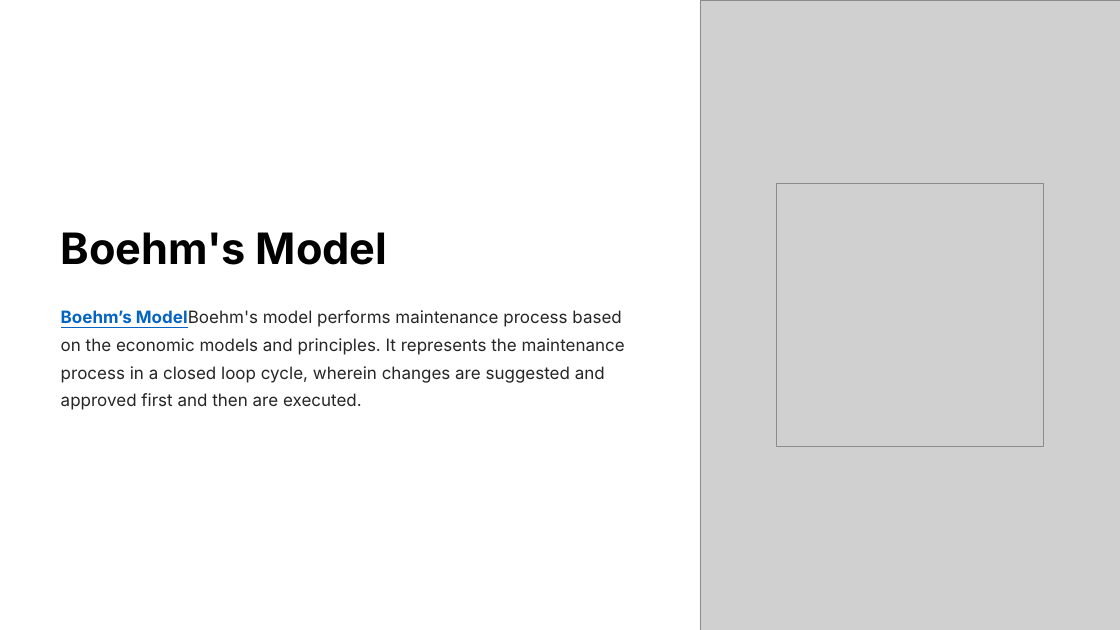
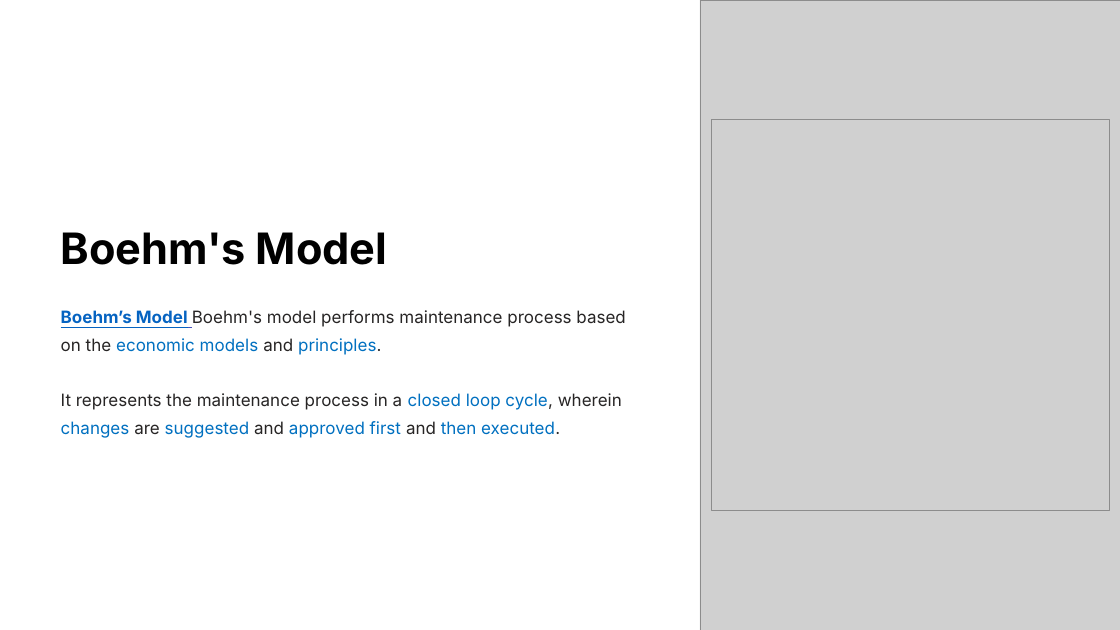
Before and after one commit to GoonerMAK/SWE_4801_Software_Maintenance, a slide deck: slide 27 of Chapter 2 & 5-Maint.framework&process.pptx. Drawn at 1120x630 pixels with LibreOffice and Linux fonts; fonts in the diff are those of the drawing; grey boxes stand for pictures; background and template pictures are left out. Boxes give left, top, right and bottom in pixels: in the first picture for what was removed or moved away, otherwise in the second. Text is boxed around its words. In the diff, an @@ line names an element or a change of style, - is before the commit and + after.

```diff
--- a/Chapter 2 & 5-Maint.framework&process.pptx
+++ b/Chapter 2 & 5-Maint.framework&process.pptx
@@ picture: place and size @@
-picture at <box>776,183,1044,447</box>
+picture at <box>711,119,1109,511</box>
@@ text at <box>61,310,625,438</box>: text changed @@
-Boehm’s ModelBoehm's model performs maintenance process based on the economic models and principles. It represents the maintenance process in a closed loop cycle, wherein changes are suggested and approved first and then are executed.
+Boehm’s Model Boehm's model performs maintenance process based on the economic models and principles.
+It represents the maintenance process in a closed loop cycle, wherein changes are suggested and approved first and then executed.
```
Also in this commit, not shown: 17 other slides changed, 9 other files.
